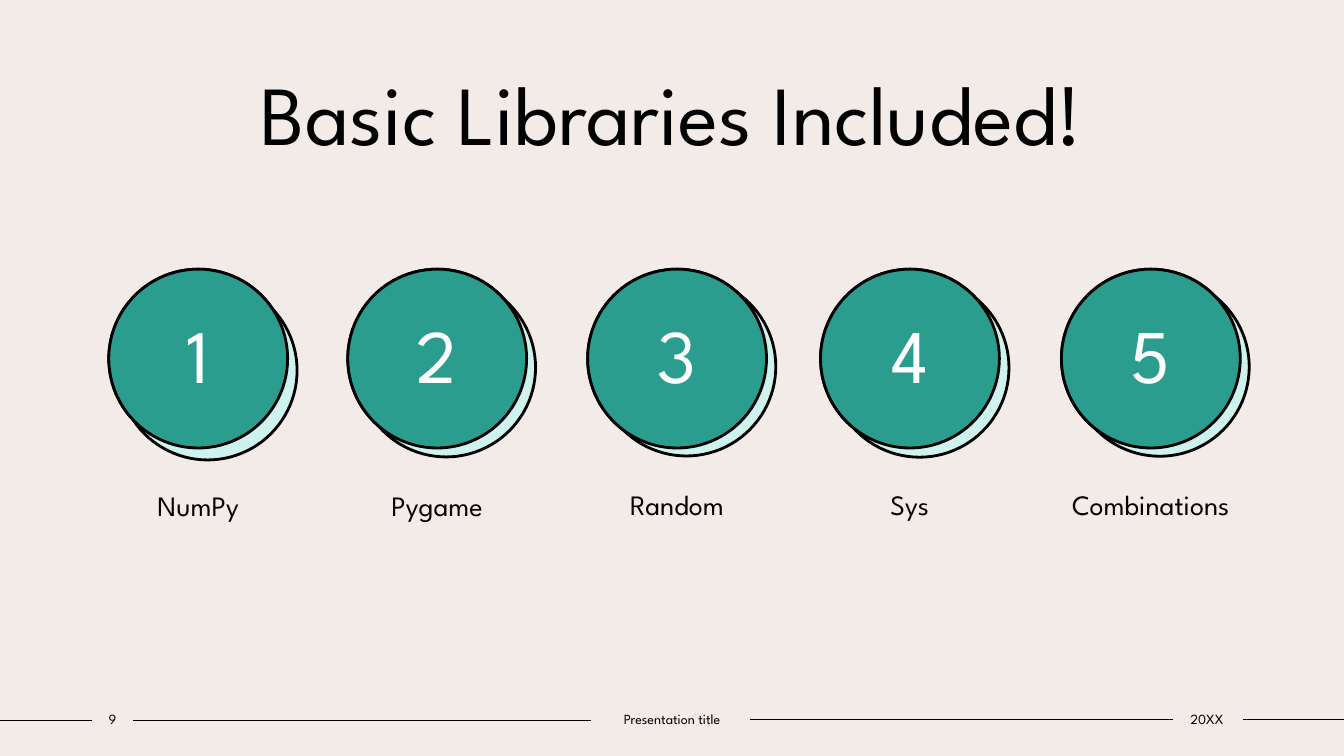
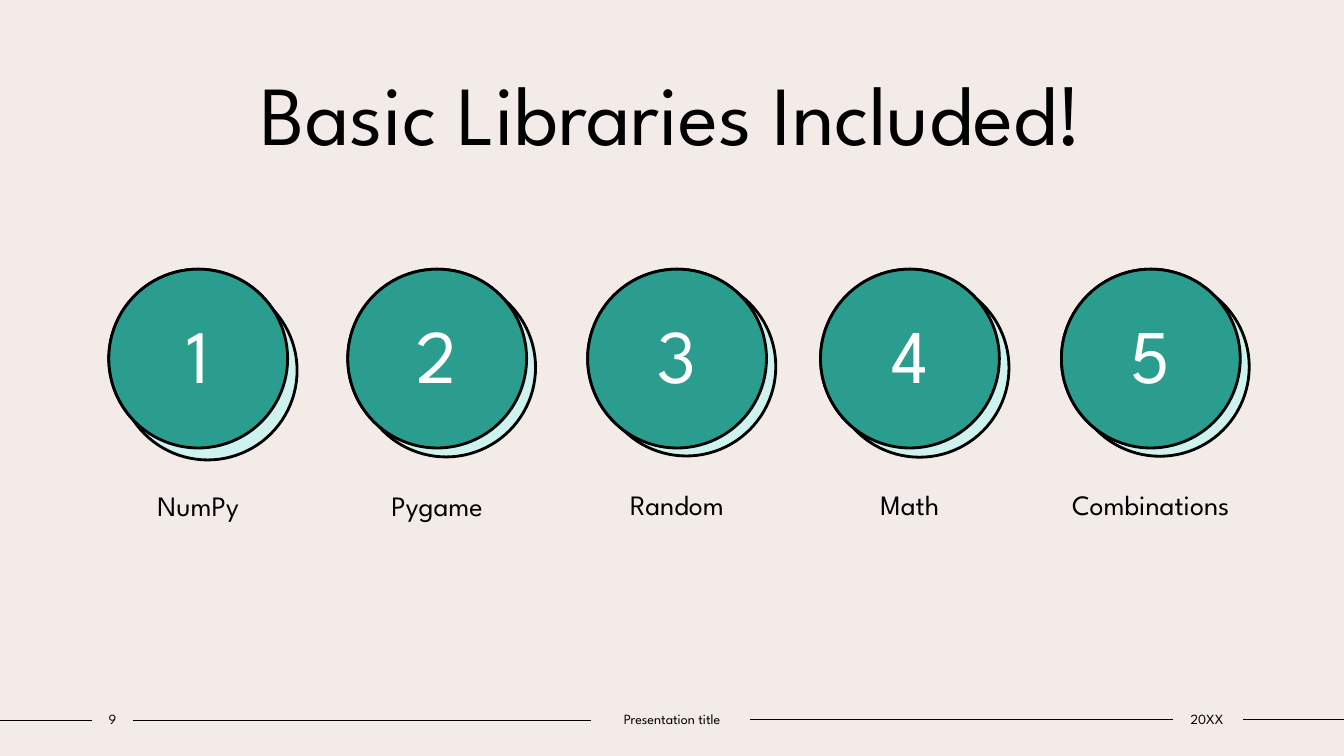
Before and after one commit to Chirag15A/Miniproject, a slide deck: slide 9 of doc/checkers_game.pptx. Drawn at 1344x756 pixels with LibreOffice and Linux fonts; fonts in the diff are those of the drawing. Boxes give left, top, right and bottom in pixels: in the first picture for what was removed or moved away, otherwise in the second. Text is boxed around its words. In the diff, an @@ line names an element or a change of style, - is before the commit and + after.

```diff
--- a/doc/checkers_game.pptx
+++ b/doc/checkers_game.pptx
@@ text at bbox=[880, 495, 939, 516]: text changed @@
-Sys
+Math
```
Also in this commit, not shown: 1 other slide changed.
